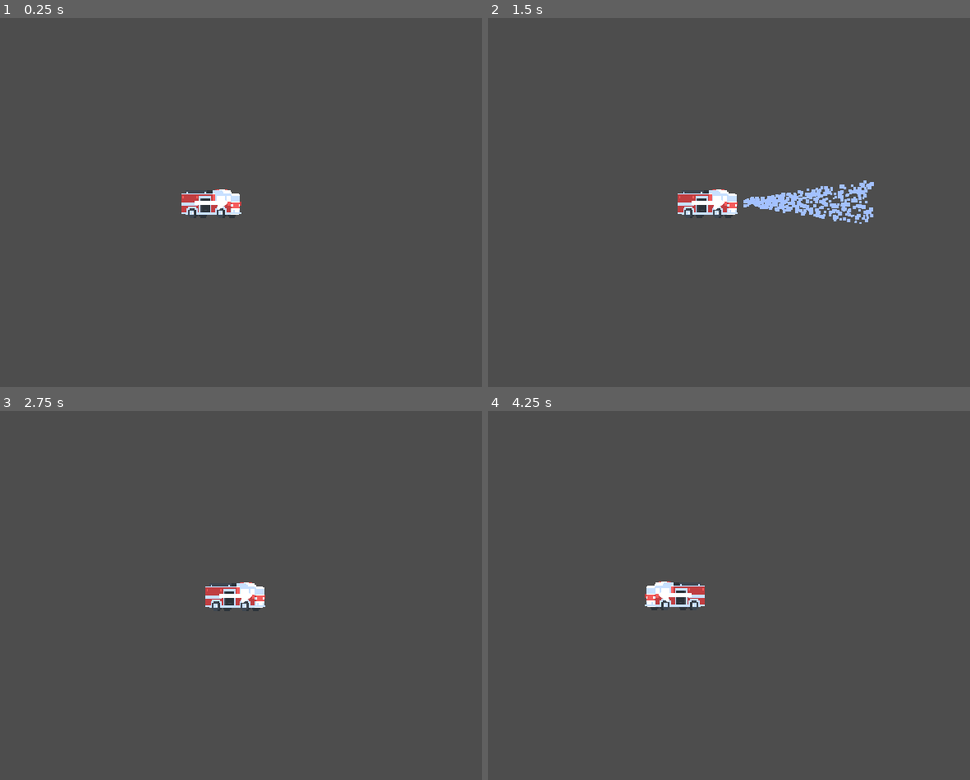
Above: before the commit, frames 1-4 (two rows, left to right).
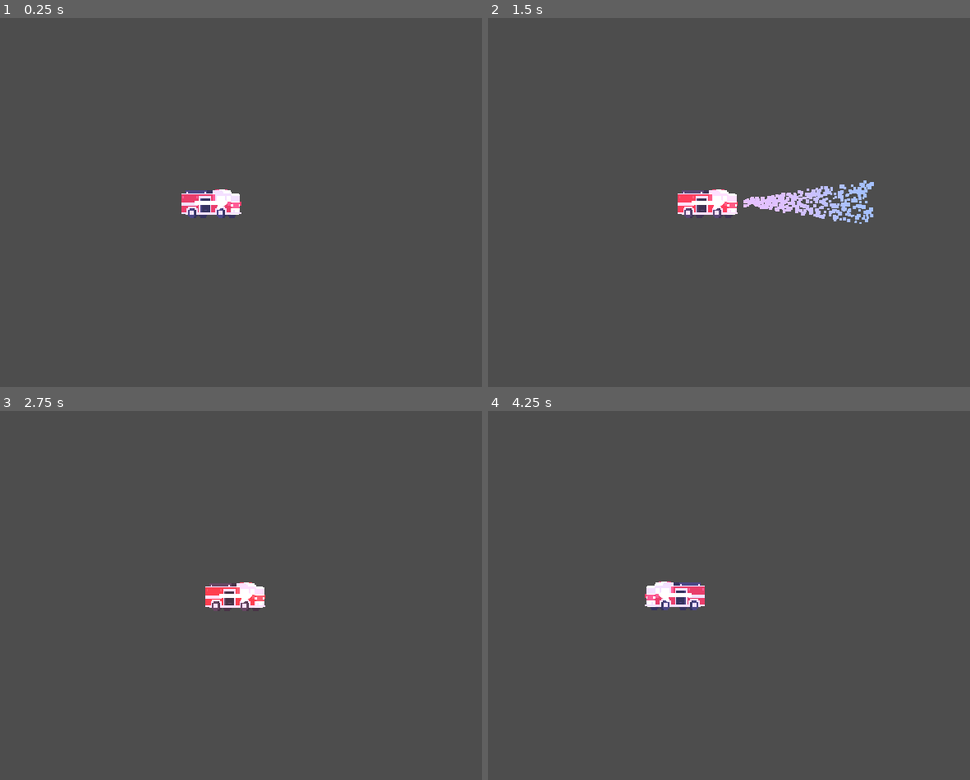
Above: after the commit, the same moments.

Repository: firefly2442/godot-tor-sven-game
Game: Godot game, scene res://scenes/entities/PlayerVehicle.tscn
Two runs of this game, one before a commit and one after it. Both use one fixed random seed, a clock stepped at 60 frames per second and the inputs below. This scene is started directly instead of the project's main scene.
Inputs:
- Up to frame 1 (0.25 s): no input
- Up to frame 2 (1.5 s): tap Enter (action_p2) at 0.5, 1.35 s; hold D (right_p1) 0.53-1.28 s; hold E (action_p1) 0.53-1.28 s; hold Q (back_p1) from 1.28 s (still down)
- Up to frame 3 (2.75 s): release Q (back_p1) at 2.03 s; hold D (right_p1) from 2.03 s (still down); tap Backspace (back_p2) at 2.1 s
- Up to frame 4 (4.25 s): release D (right_p1) at 2.78 s; hold W (up_p1) 2.78-3.53 s; tap Down (down_p2) at 2.85 s; hold A (left_p1) from 3.53 s (still down); tap Left (left_p2) at 3.6 s; tap Escape (escape_p1) at 4.15 s

The runs differ from the first frame. In frame 1, 0.7% of the frame differs, in the area x 37-51%, y 46-55%; in frame 2, 1.3%, in the area x 39-71%, y 45-55%; in frame 3, 0.6%; in frame 4, 0.7%.

Commit message:
feat: work on adding flashing lights

Diff:
--- a/scenes/entities/PlayerVehicle.tscn
+++ b/scenes/entities/PlayerVehicle.tscn
@@ -1,7 +1,8 @@
-[gd_scene load_steps=4 format=3 uid="uid://dawpfnhd7ujd6"]
+[gd_scene load_steps=5 format=3 uid="uid://dawpfnhd7ujd6"]
 
 [ext_resource type="Script" uid="uid://y0di2axa4wre" path="res://scripts/entities/PlayerVehicle.gd" id="1_nhmhw"]
 [ext_resource type="Texture2D" uid="uid://de2nqu1h070us" path="res://scenes/entities/player_vehicles/ambulance/ambulance.png" id="2_83atq"]
+[ext_resource type="Texture2D" uid="uid://hfkmcxmw3wwg" path="res://images/particles/circle_05.png" id="3_phwy1"]
 
 [sub_resource type="RectangleShape2D" id="RectangleShape2D_urqdu"]
 size = Vector2(76, 39)
@@ -19,6 +20,12 @@
 scale = Vector2(2, 2)
 texture = ExtResource("2_83atq")
 
+[node name="PointLight2D" type="PointLight2D" parent="VehicleSprite2D"]
+unique_name_in_owner = true
+texture = ExtResource("3_phwy1")
+
 [node name="VehicleCollisionShape2D" type="CollisionShape2D" parent="."]
 position = Vector2(0, 0.5)
 shape = SubResource("RectangleShape2D_urqdu")
+
+[node name="LightsTimer" type="Timer" parent="."]
--- a/scripts/MainMenu.gd
+++ b/scripts/MainMenu.gd
@@ -11,6 +11,8 @@
 	self.time_until_next = 0.5
 	if get_tree().root.has_node("City"):
 		get_tree().root.get_node("City").queue_free()  # remove and clear if it exists
+	Utility.selected_vehicle = null
+	Utility.operator_equipment = null
 
 	randomize()  # Ensures different results each run
 	var number: int = randi() % model_list.size()
--- a/scripts/entities/PlayerVehicle.gd
+++ b/scripts/entities/PlayerVehicle.gd
@@ -1,8 +1,17 @@
 extends CharacterBody2D
+
+@export var cycle_duration: float = 0.3  # time to go from red to blue and back
+var time_accum: float = 0.0
 
 func _ready() -> void:
 	%VehicleSprite2D.texture = Utility.selected_vehicle.texture
 	self.add_child(Utility.operator_equipment)
+	if Utility.selected_vehicle.vehicletype == vehicle_resource.vehicle_type.AMBULANCE or \
+	Utility.selected_vehicle.vehicletype == vehicle_resource.vehicle_type.FIRETRUCK or \
+	Utility.selected_vehicle.vehicletype == vehicle_resource.vehicle_type.POLICECAR:
+		%PointLight2D.enabled = true
+	else:
+		%PointLight2D.enabled = false
 
 func _unhandled_input(_event: InputEvent) -> void:
 	if Utility.player1_selected == "Driver" and Input.is_action_just_pressed("left_p1") or \
@@ -31,5 +40,8 @@
 		# move_and_slide() automatically includes the timestep in its calculation, so you should not multiply the velocity vector by delta.
 		move_and_slide()
 
-func _process(_delta: float) -> void:
-	pass
+func _process(delta: float) -> void:
+	time_accum += delta
+	var t: float = (sin(time_accum * PI / cycle_duration) * 0.5) + 0.5  # oscillates 0..1
+	# interpolate between red and blue
+	%PointLight2D.color = Color8(255, 0, 0).lerp(Color8(0, 0, 255), t)
Binary file added: images/particles/circle_05.png
Not shown, added: images/particles/circle_05.png.import
